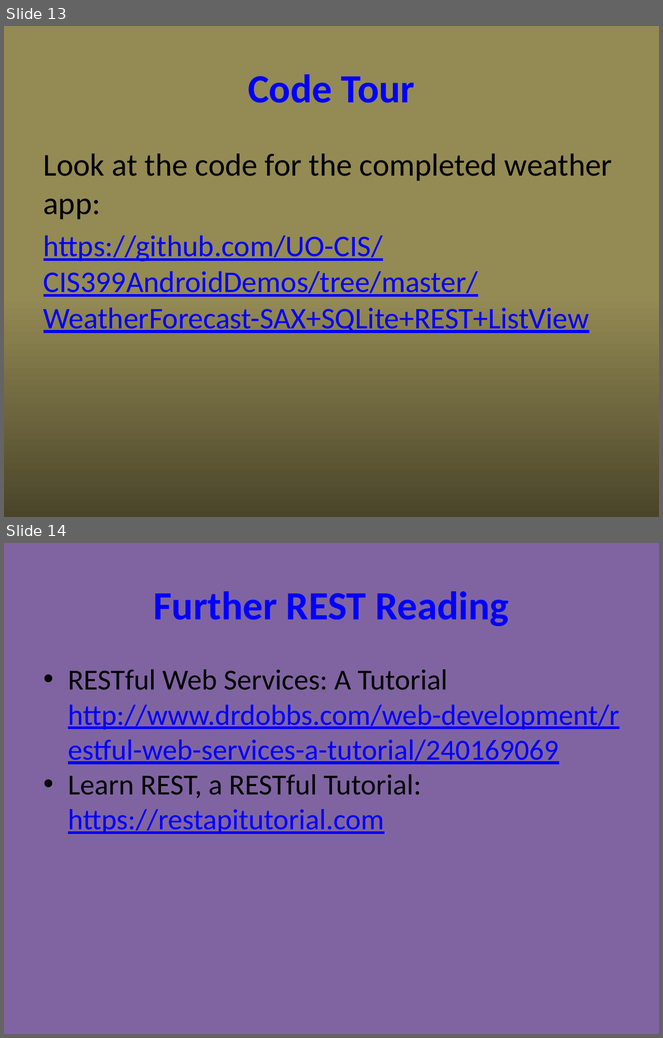
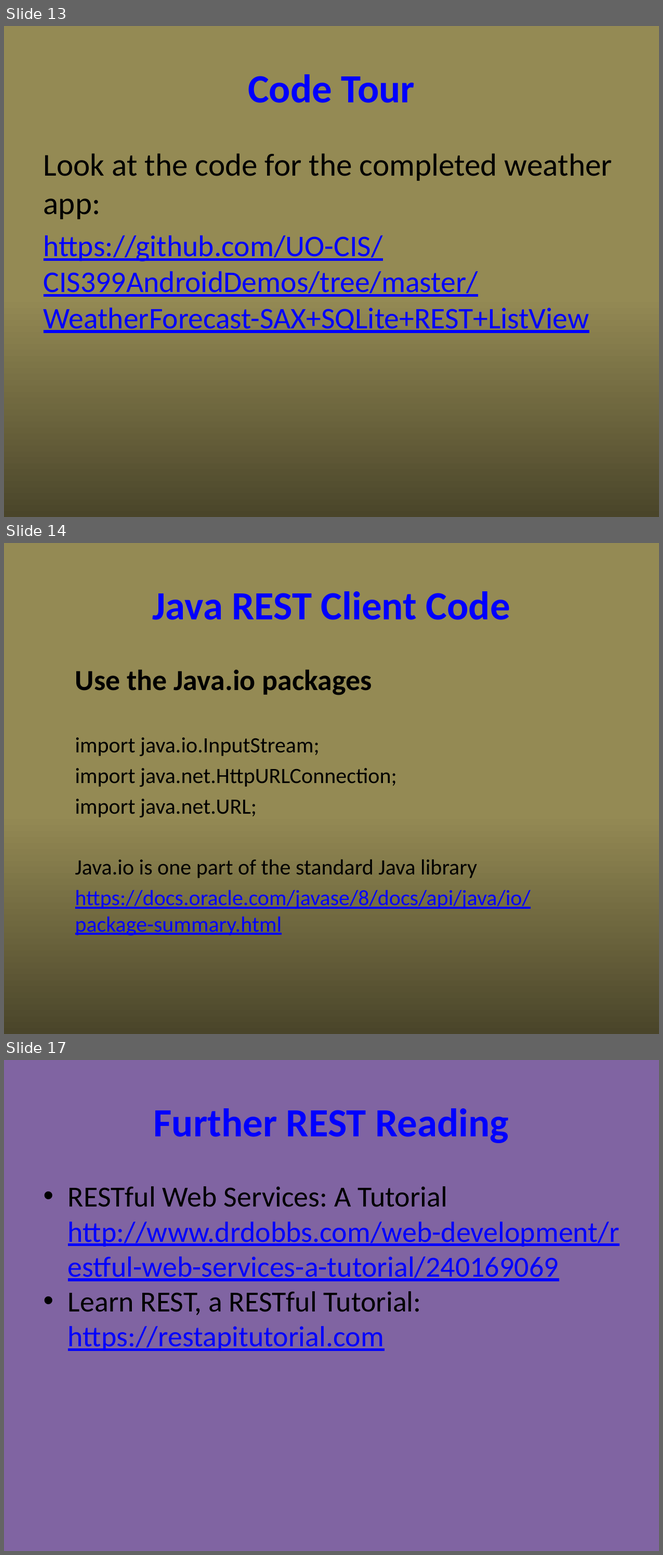
Before and after one commit to UO-CIS/CIS399Android-CourseMaterials, a slide deck: NotesAndSlides/CIS399Wk4Day1-WebServices+REST.pptx. Shown one above the other, each under a label of ours: slides 13 and 14 before the commit, slides 13, 14 and 17 after it; the slides between them are not shown. The pictures are 663x1038 and 663x1555 pixels, drawn with LibreOffice and Linux fonts; fonts in the diff are those of the drawing. Boxes give left, top, right and bottom in pixels: in the first picture for what was removed or moved away, otherwise in the second. Text is boxed around its words. In the diff, an @@ line names an element or a change of style, - is before the commit and + after.

Commit message:
Added Java code example

```diff
--- a/NotesAndSlides/CIS399Wk4Day1-WebServices+REST.pptx
+++ b/NotesAndSlides/CIS399Wk4Day1-WebServices+REST.pptx
@@ slide 14 added at [4,543,659,1034], background gradient #948A54 to #4A452A @@
@@ title added at [152,591,510,620], 44 pt, text #0000FF, bold @@
+Java REST Client Code
@@ text added at [75,669,531,936], 24 pt, text #000000 @@
+Use the Java.io packages
+import java.io.InputStream;
+import java.net.HttpURLConnection;
+import java.net.URL;
+Java.io is one part of the standard Java library
+https://docs.oracle.com/javase/8/docs/api/java/io/package-summary.html
@@ what was slide 14 is now slide 17 @@
```
Also in this commit, not shown: 2 other slides added, 1 other file.
